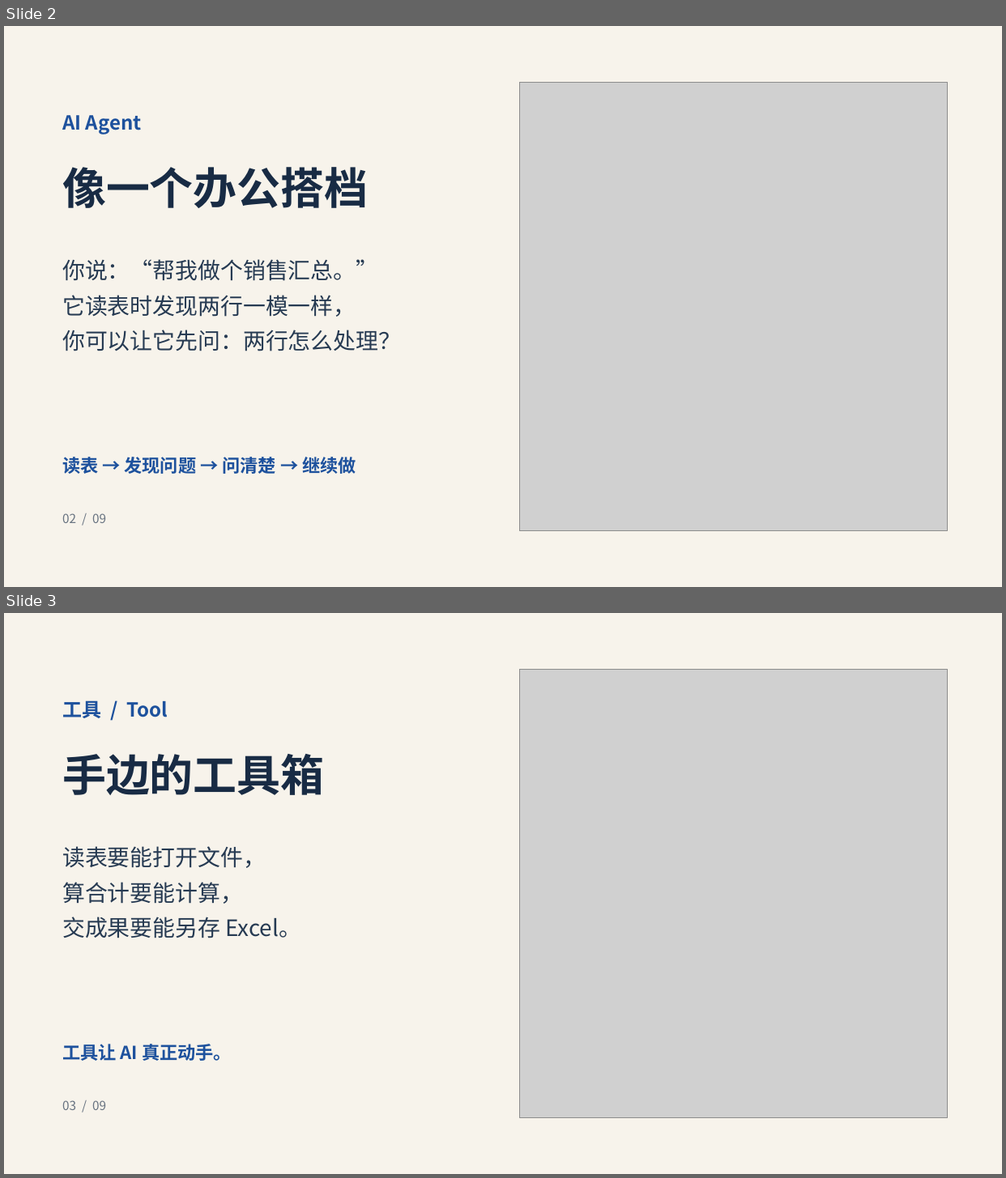
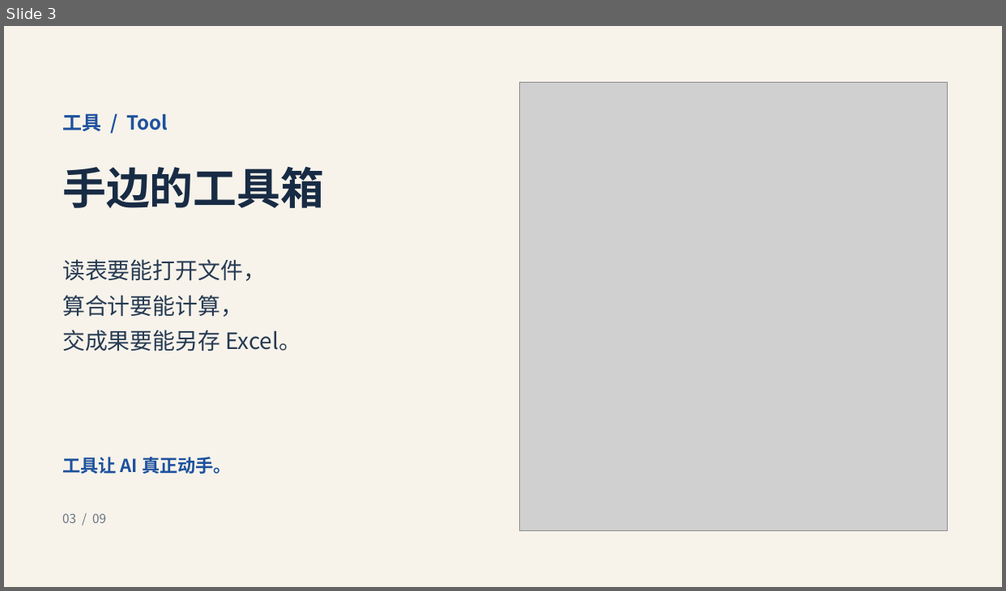
Before and after one commit to jihtsan/https-github.com-jihtsan-cz-night-learn-20261111, a slide deck: learn-02/第二课开场 - AI Agent 图解.pptx. Shown one above the other, each under a label of ours: slides 2 and 3 before the commit, slide 3 after it. The pictures are 1006x1178 and 1006x591 pixels, drawn with LibreOffice and Linux fonts; fonts in the diff are those of the drawing; grey boxes stand for pictures. Boxes give left, top, right and bottom in pixels: in the first picture for what was removed or moved away, otherwise in the second. Text is boxed around its words. In the diff, an @@ line names an element or a change of style, - is before the commit and + after.

```diff
--- a/learn-02/第二课开场 - AI Agent 图解.pptx
+++ b/learn-02/第二课开场 - AI Agent 图解.pptx
@@ slide 2 removed at box(4, 26, 1002, 587), background #F7F3EB @@
@@ picture removed at box(520, 82, 948, 531) @@
@@ text removed at box(62, 115, 142, 135) @@
-AI Agent
@@ text removed at box(62, 167, 368, 208) @@
-像一个办公搭档
@@ text removed at box(62, 259, 378, 281) @@
-你说：“帮我做个销售汇总。”
@@ text removed at box(62, 295, 356, 317) @@
-它读表时发现两行一模一样，
@@ text removed at box(62, 330, 401, 352) @@
-你可以让它先问：两行怎么处理？
@@ text removed at box(62, 457, 356, 474) @@
-读表 → 发现问题 → 问清楚 → 继续做
@@ text removed at box(62, 514, 106, 523) @@
-02 / 09
```
Also in this commit, not shown: 1 slide changed, 2 slides added, 1 other slide removed.
